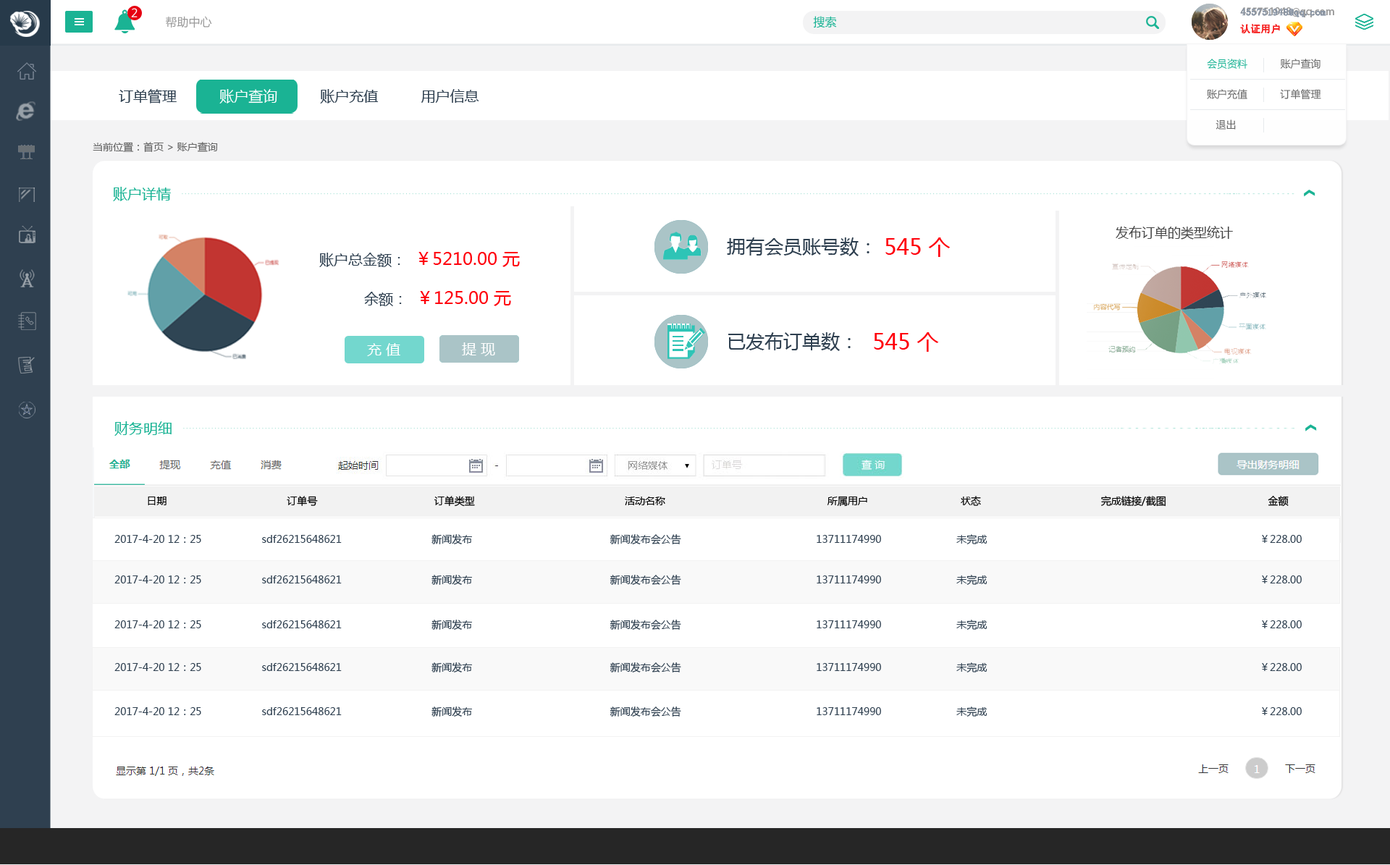
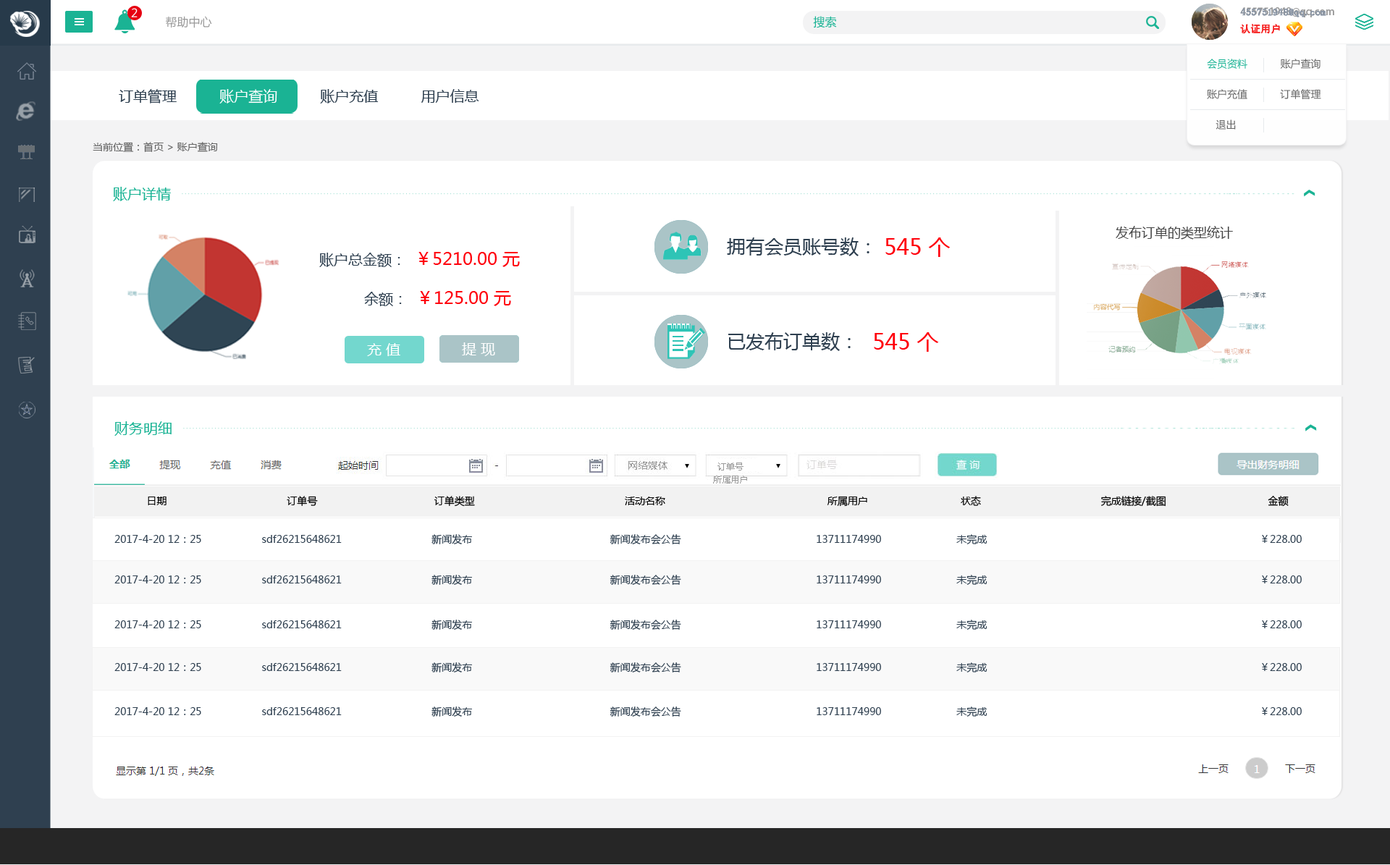
Revision of a layered w=1390, h=865 image; what changed, layer by layer:
added layer "订单号 所属用户" in group "组 13" over <box>713,462,748,484</box>
added layer "图层 102" in group "组 13" over <box>713,451,999,481</box>
added layer "图层 103" in group "组 13" over <box>701,452,791,481</box>
painted on "图层 99" over <box>699,451,907,481</box>
